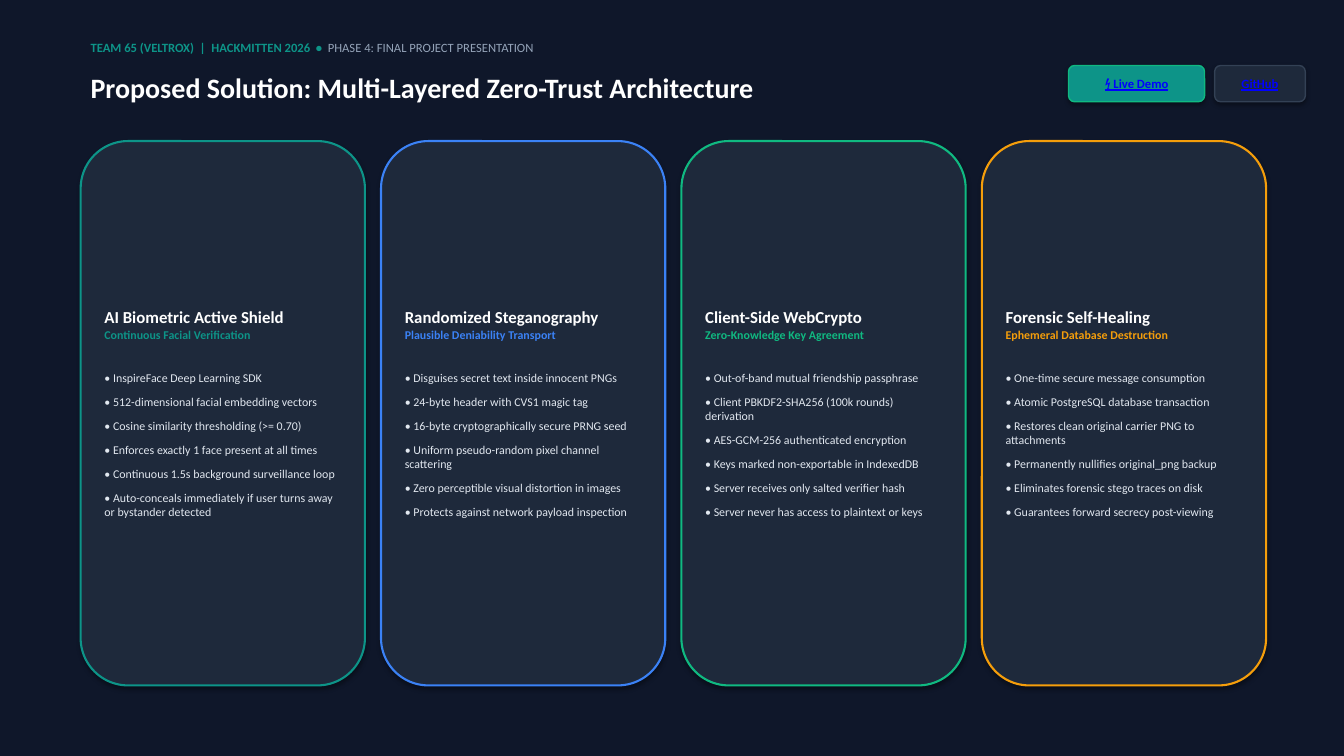
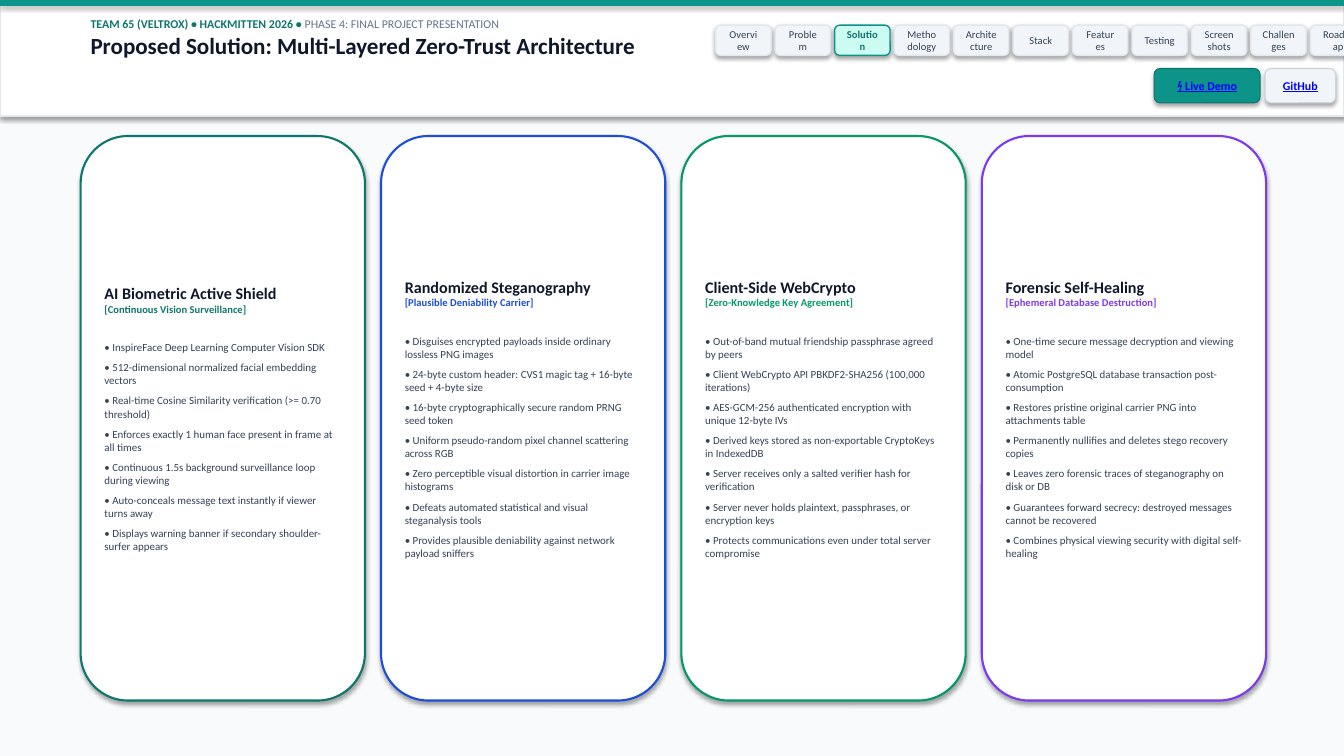
Before and after one commit to Kishan-Kumar-Hv/hmit, a slide deck: slide 4 of Phase_4_Final_Project_Presentation_Team65_Veltrox.pptx. Drawn at 1344x756 pixels with LibreOffice and Linux fonts; fonts in the diff are those of the drawing. Boxes give left, top, right and bottom in pixels: in the first picture for what was removed or moved away, otherwise in the second. Text is boxed around its words. In the diff, an @@ line names an element or a change of style, - is before the commit and + after.

Commit message:
Update Phase 4 Presentation deck and web presentation to high-contrast Light Mode with deep technical text and interactive navigation

```diff
--- a/Phase_4_Final_Project_Presentation_Team65_Veltrox.pptx
+++ b/Phase_4_Final_Project_Presentation_Team65_Veltrox.pptx
@@ rectangle at (0,0,1344,756): fill #0F172A to #F8FAFC @@
@@ rectangle added at (0,0,1344,116), fill #FFFFFF, outline #E2E8F0 1 pt @@
@@ rectangle added at (0,0,1344,6), fill #0D9488 @@
@@ text at (91,19,512,58): text changed; size 9 to 8.5 pt; text colour #0D9488 to #0F172A @@
-TEAM 65 (VELTROX) | HACKMITTEN 2026 • PHASE 4: FINAL PROJECT PRESENTATION
+TEAM 65 (VELTROX) • HACKMITTEN 2026 • PHASE 4: FINAL PROJECT PRESENTATION
+Proposed Solution: Multi-Layered Zero-Trust Architecture
@@ rounded rectangle added at (716,25,771,55), fill #F1F5F9, outline #E2E8F0 1 pt, 7.5 pt, text #334155 @@
+Overview
@@ rounded rectangle added at (775,25,831,55), fill #F1F5F9, outline #E2E8F0 1 pt, 7.5 pt, text #334155 @@
+Problem
@@ rounded rectangle added at (835,25,890,55), fill #CCFBF1, outline #0D9488 1 pt, 7.5 pt, text #0F766E, bold @@
+Solution
@@ rounded rectangle added at (894,25,950,55), fill #F1F5F9, outline #E2E8F0 1 pt, 7.5 pt, text #334155 @@
+Methodology
@@ rounded rectangle added at (954,25,1009,55), fill #F1F5F9, outline #E2E8F0 1 pt, 7.5 pt, text #334155 @@
+Architecture
@@ rounded rectangle added at (1013,25,1069,55), fill #F1F5F9, outline #E2E8F0 1 pt, 7.5 pt, text #334155 @@
+Stack
@@ rounded rectangle added at (1073,25,1128,55), fill #F1F5F9, outline #E2E8F0 1 pt, 7.5 pt, text #334155 @@
+Features
@@ rounded rectangle added at (1132,25,1188,55), fill #F1F5F9, outline #E2E8F0 1 pt, 7.5 pt, text #334155 @@
+Testing
@@ rounded rectangle added at (1192,25,1247,55), fill #F1F5F9, outline #E2E8F0 1 pt, 7.5 pt, text #334155 @@
+Screenshots
@@ rounded rectangle added at (1251,25,1307,55), fill #F1F5F9, outline #E2E8F0 1 pt, 7.5 pt, text #334155 @@
+Challenges
@@ rounded rectangle added at (1311,25,1344,55), fill #F1F5F9, outline #E2E8F0 1 pt, 7.5 pt, text #334155 @@
+Roadmap
@@ text removed at (91,78,753,103) @@
-Proposed Solution: Multi-Layered Zero-Trust Architecture
@@ rounded rectangle "⚡ Live Demo": place and size @@
-rounded rectangle "⚡ Live Demo" at (1069,66,1205,102)
+rounded rectangle "⚡ Live Demo" at (1154,69,1260,103)
@@ rounded rectangle "⚡ Live Demo" at (1154,69,1260,103): size 9 to 8.5 pt; outline #10B981 1 pt to #0F766E 0.75 pt @@
@@ rounded rectangle "GitHub": place and size @@
-rounded rectangle "GitHub" at (1215,66,1306,102)
+rounded rectangle "GitHub" at (1265,69,1336,103)
@@ rounded rectangle "GitHub" at (1265,69,1336,103): size 9 to 8.5 pt; fill #1E293B to #F1F5F9; outline #334155 1 pt to #CBD5E1 0.75 pt @@
@@ rounded rectangle "AI Biometric Active Shield [Continuous ...": place and size @@
-rounded rectangle "AI Biometric Active Shield [Continuous ..." at (81,141,365,686)
+rounded rectangle "AI Biometric Active Shield [Continuous ..." at (81,136,365,701)
@@ rounded rectangle "AI Biometric Active Shield [Continuous ..." at (81,136,365,701): fill #1E293B to #FFFFFF; outline #0D9488 1.5 pt to #0F766E 1.5 pt @@
@@ rounded rectangle "Randomized Steganography [Plausible Deniability Carrier]": place and size @@
-rounded rectangle "Randomized Steganography [Plausible Deniability Carrier]" at (381,141,665,686)
+rounded rectangle "Randomized Steganography [Plausible Deniability Carrier]" at (381,136,665,701)
@@ rounded rectangle "Randomized Steganography [Plausible Deniability Carrier]" at (381,136,665,701): fill #1E293B to #FFFFFF; outline #3B82F6 1.5 pt to #1D4ED8 1.5 pt @@
@@ rounded rectangle "Client-Side WebCrypto [Zero-Knowledge Key Agreement]": place and size @@
-rounded rectangle "Client-Side WebCrypto [Zero-Knowledge Key Agreement]" at (682,141,966,686)
+rounded rectangle "Client-Side WebCrypto [Zero-Knowledge Key Agreement]" at (682,136,966,701)
@@ rounded rectangle "Client-Side WebCrypto [Zero-Knowledge Key Agreement]" at (682,136,966,701): fill #1E293B to #FFFFFF; outline #10B981 1.5 pt to #059669 1.5 pt @@
@@ rounded rectangle "Forensic Self-Healing [Ephemeral Database Destruction]": place and size @@
-rounded rectangle "Forensic Self-Healing [Ephemeral Database Destruction]" at (982,141,1266,686)
+rounded rectangle "Forensic Self-Healing [Ephemeral Database Destruction]" at (982,136,1266,701)
@@ rounded rectangle "Forensic Self-Healing [Ephemeral Database Destruction]" at (982,136,1266,701): fill #1E293B to #FFFFFF; outline #F59E0B 1.5 pt to #7C3AED 1.5 pt @@
@@ text in rounded rectangle at (104,287,333,552): text changed; size 8.5 to 7.8 pt; text colour #E2E8F0 to #334155 @@
-AI Biometric Active Shield
-Continuous Facial Verification
-• InspireFace Deep Learning SDK
-• 512-dimensional facial embedding vectors
-• Cosine similarity thresholding (>= 0.70)
-• Enforces exactly 1 face present at all times
-• Continuous 1.5s background surveillance loop
-• Auto-conceals immediately if user turns away or bystander detected
+AI Biometric Active Shield
+[Continuous Vision Surveillance]
+• InspireFace Deep Learning Computer Vision SDK
+• 512-dimensional normalized facial embedding vectors
+• Real-time Cosine Similarity verification (>= 0.70 threshold)
+• Enforces exactly 1 human face present in frame at all times
+• Continuous 1.5s background surveillance loop during viewing
+• Auto-conceals message text instantly if viewer turns away
+• Displays warning banner if secondary shoulder-surfer appears
@@ text in rounded rectangle at (405,281,633,559): text changed; size 8.5 to 7.8 pt; text colour #E2E8F0 to #334155 @@
-Randomized Steganography
-Plausible Deniability Transport
-• Disguises secret text inside innocent PNGs
-• 24-byte header with CVS1 magic tag
-• 16-byte cryptographically secure PRNG seed
-• Uniform pseudo-random pixel channel scattering
-• Zero perceptible visual distortion in images
-• Protects against network payload inspection
+Randomized Steganography
+[Plausible Deniability Carrier]
+• Disguises encrypted payloads inside ordinary lossless PNG images
+• 24-byte custom header: CVS1 magic tag + 16-byte seed + 4-byte size
+• 16-byte cryptographically secure random PRNG seed token
+• Uniform pseudo-random pixel channel scattering across RGB
+• Zero perceptible visual distortion in carrier image histograms
+• Defeats automated statistical and visual steganalysis tools
+• Provides plausible deniability against network payload sniffers
@@ text in rounded rectangle at (705,281,935,559): text changed; size 8.5 to 7.8 pt; text colour #E2E8F0 to #334155 @@
-Client-Side WebCrypto
-Zero-Knowledge Key Agreement
-• Out-of-band mutual friendship passphrase
-• Client PBKDF2-SHA256 (100k rounds) derivation
-• AES-GCM-256 authenticated encryption
-• Keys marked non-exportable in IndexedDB
-• Server receives only salted verifier hash
-• Server never has access to plaintext or keys
+Client-Side WebCrypto
+[Zero-Knowledge Key Agreement]
+• Out-of-band mutual friendship passphrase agreed by peers
+• Client WebCrypto API PBKDF2-SHA256 (100,000 iterations)
+• AES-GCM-256 authenticated encryption with unique 12-byte IVs
+• Derived keys stored as non-exportable CryptoKeys in IndexedDB
+• Server receives only a salted verifier hash for verification
+• Server never holds plaintext, passphrases, or encryption keys
+• Protects communications even under total server compromise
@@ text in rounded rectangle at (1006,281,1242,559): text changed; size 8.5 to 7.8 pt; text colour #E2E8F0 to #334155 @@
-Forensic Self-Healing
-Ephemeral Database Destruction
-• One-time secure message consumption
-• Atomic PostgreSQL database transaction
-• Restores clean original carrier PNG to attachments
-• Permanently nullifies original_png backup
-• Eliminates forensic stego traces on disk
-• Guarantees forward secrecy post-viewing
+Forensic Self-Healing
+[Ephemeral Database Destruction]
+• One-time secure message decryption and viewing model
+• Atomic PostgreSQL database transaction post-consumption
+• Restores pristine original carrier PNG into attachments table
+• Permanently nullifies and deletes stego recovery copies
+• Leaves zero forensic traces of steganography on disk or DB
+• Guarantees forward secrecy: destroyed messages cannot be recovered
+• Combines physical viewing security with digital self-healing
```
Also in this commit, not shown: 13 other slides changed, 2 other files.
